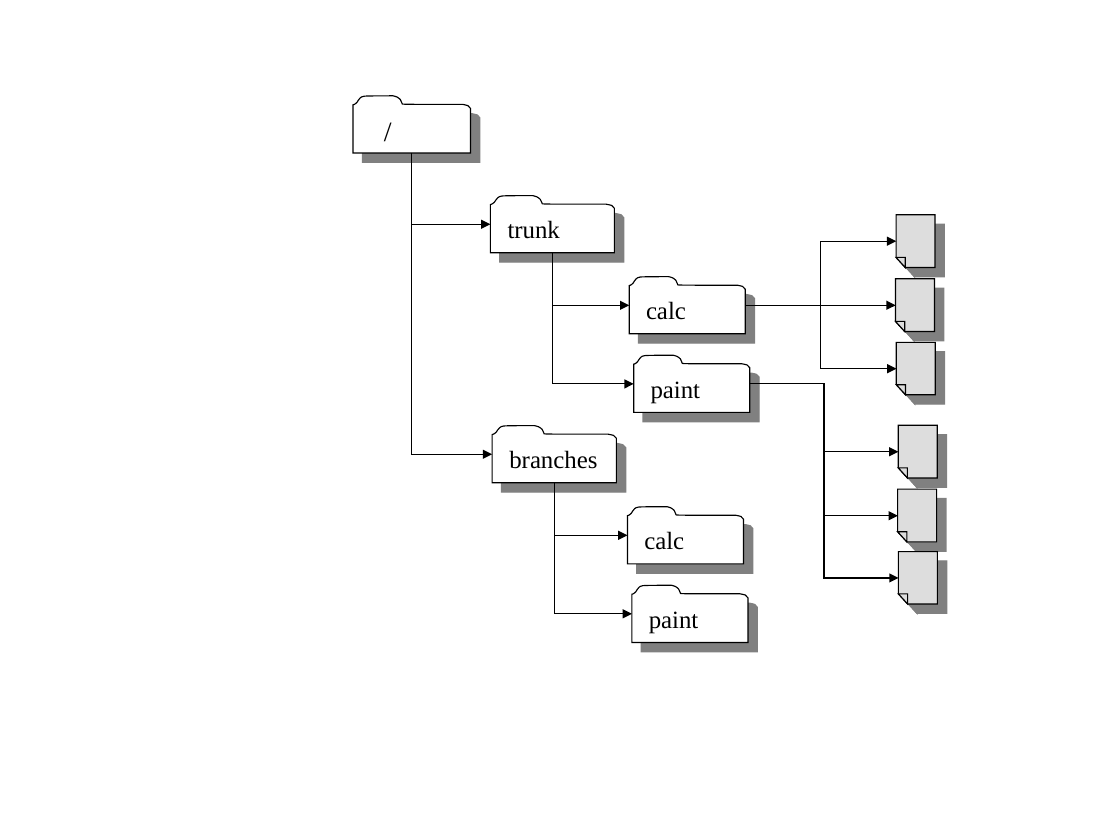
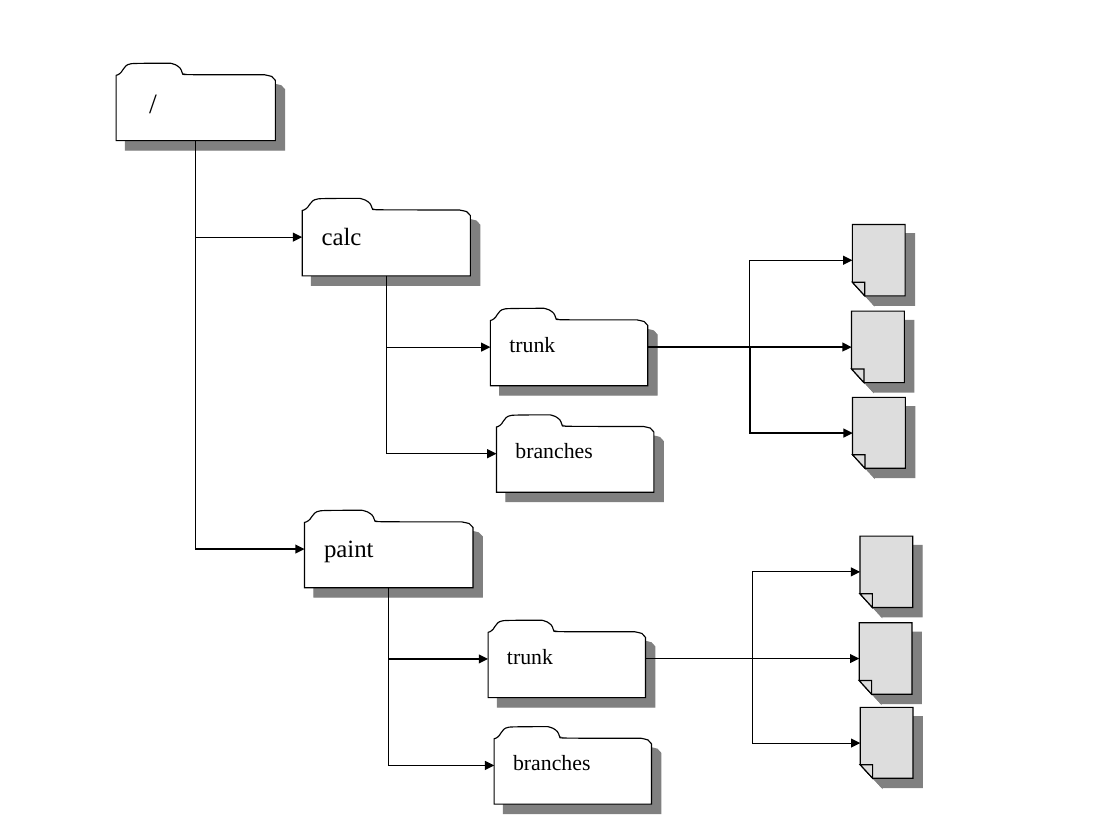
Before and after one commit to joysboy/svnbook, a slide deck: slide 2 of src/book/book/images/branches.ppt. Drawn at 1120x840 pixels with LibreOffice and Linux fonts; fonts in the diff are those of the drawing. Boxes give left, top, right and bottom in pixels: in the first picture for what was removed or moved away, otherwise in the second. Text is boxed around its words. In the diff, an @@ line names an element or a change of style, - is before the commit and + after.

```diff
--- a/src/book/book/images/branches.ppt
+++ b/src/book/book/images/branches.ppt
@@ freeform shape "/": place and size @@
-freeform shape "/" at (353, 96, 470, 153)
+freeform shape "/" at (116, 63, 276, 140)
@@ elbow arrow moved from (412, 153) - (491, 224) to (196, 141) - (302, 237) @@
@@ freeform shape "calc": place and size @@
-freeform shape "calc" at (629, 277, 746, 334)
+freeform shape "calc" at (302, 198, 470, 276)
@@ freeform shape: place and size @@
-freeform shape at (896, 215, 935, 268)
+freeform shape at (852, 224, 905, 296)
@@ elbow arrow removed from (552, 253) to (629, 306) @@
@@ elbow arrow moved from (745, 306) - (896, 241) to (647, 347) - (852, 260) @@
@@ elbow arrow moved from (412, 153) - (492, 455) to (386, 276) - (491, 347) @@
@@ elbow arrow moved from (552, 253) - (634, 384) to (386, 276) - (496, 454) @@
@@ freeform shape removed at (895, 279, 934, 332) @@
@@ freeform shape "trunk" at (491, 308, 647, 385): size 16 to 14 pt @@
@@ freeform shape "trunk": place and size @@
-freeform shape "trunk" at (491, 196, 615, 253)
+freeform shape "trunk" at (491, 308, 647, 385)
@@ elbow arrow removed from (745, 306) to (896, 368) @@
@@ freeform shape: place and size @@
-freeform shape at (896, 343, 935, 395)
+freeform shape at (851, 311, 904, 383)
@@ elbow arrow moved from (749, 384) - (898, 451) to (647, 347) - (852, 433) @@
@@ elbow arrow moved from (745, 306) - (896, 306) to (647, 347) - (851, 347) @@
@@ elbow arrow removed from (749, 384) to (898, 516) @@
@@ freeform shape "branches": place and size @@
-freeform shape "branches" at (492, 426, 616, 483)
+freeform shape "branches" at (496, 414, 654, 492)
@@ freeform shape "branches" at (496, 414, 654, 492): size 16 to 14 pt @@
@@ freeform shape: place and size @@
-freeform shape at (898, 426, 937, 478)
+freeform shape at (852, 398, 905, 469)
@@ elbow arrow removed from (554, 483) to (632, 614) @@
@@ elbow arrow removed from (554, 483) to (627, 535) @@
@@ freeform shape removed at (627, 506, 744, 563) @@
-calc
@@ freeform shape "paint": place and size @@
-freeform shape "paint" at (634, 355, 750, 412)
+freeform shape "paint" at (305, 511, 473, 588)
@@ freeform shape: place and size @@
-freeform shape at (898, 551, 937, 604)
+freeform shape at (860, 535, 913, 607)
@@ elbow arrow moved from (749, 384) - (898, 578) to (389, 588) - (494, 765) @@
@@ freeform shape removed at (632, 586, 748, 643) @@
-paint
@@ group added at (196, 141, 913, 804): 5 elbow arrows, 3 freeform shapes @@
+trunk
+branches
@@ freeform shape: place and size @@
-freeform shape at (897, 489, 936, 542)
+freeform shape at (859, 623, 912, 694)
```
Also in this commit, not shown: 2 other slides changed, 3 other files.
